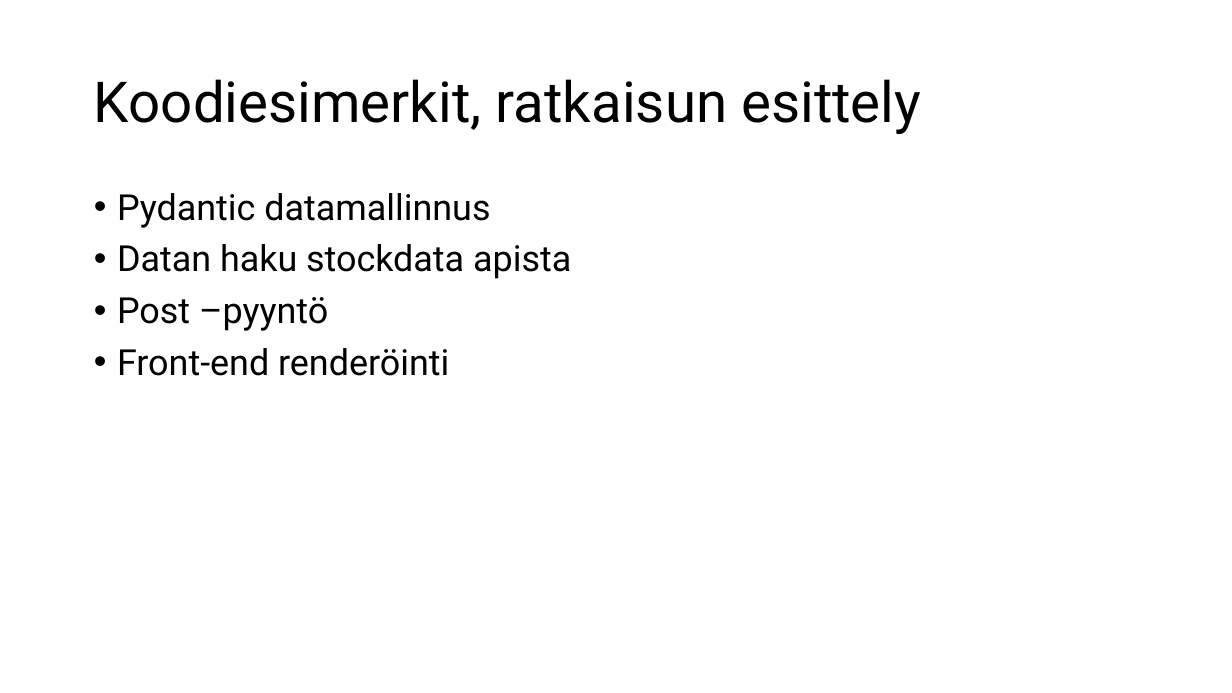
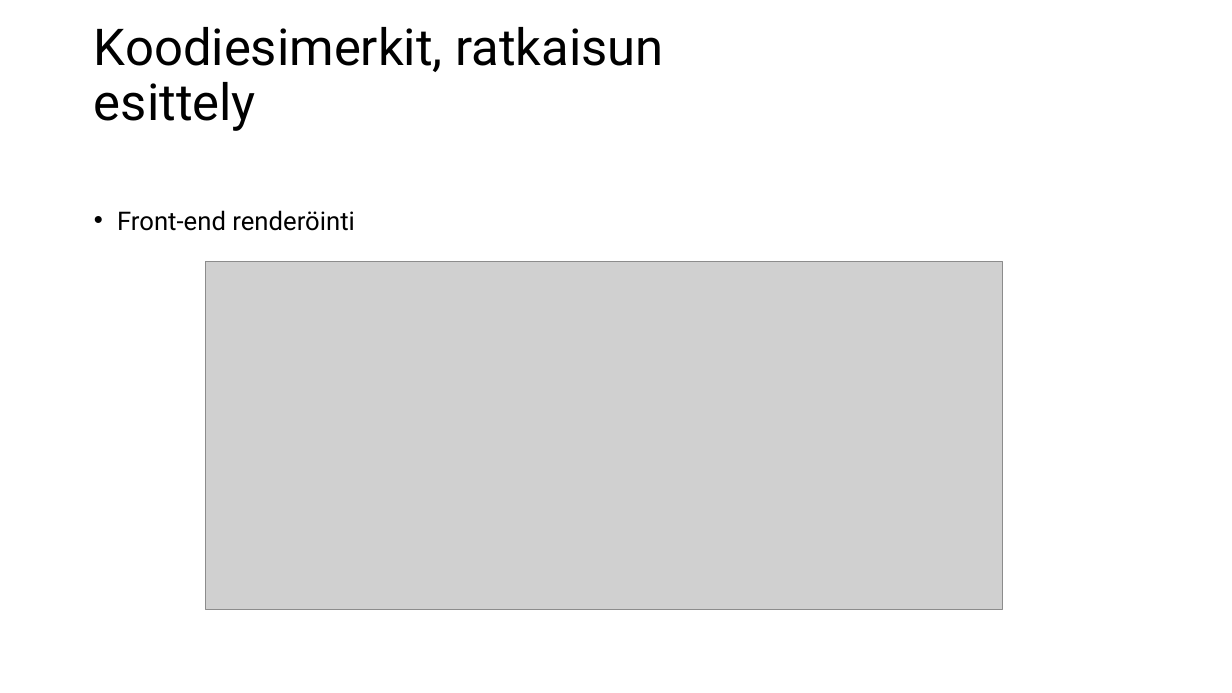
Before and after one commit to eetutaipale/REST_API, a slide deck: slide 10 of Projektiesitys.pptx (slide 7 before the commit). Drawn at 1232x693 pixels with LibreOffice and Linux fonts; fonts in the diff are those of the drawing; grey boxes stand for pictures; background and template pictures are left out. Boxes give left, top, right and bottom in pixels: in the first picture for what was removed or moved away, otherwise in the second. Text is boxed around its words. In the diff, an @@ line names an element or a change of style, - is before the commit and + after.

```diff
--- a/Projektiesitys.pptx
+++ b/Projektiesitys.pptx
@@ title "Koodiesimerkit, ratkaisun esittely" at (94, 27, 663, 131): size 44 to 39.6 pt @@
@@ text "Front-end renderöinti" at (117, 210, 355, 231): size 28 to 20 pt; line spacing 0.9 to 1.5 @@
@@ text at (117, 193, 571, 331): paragraphs removed @@
-• Pydantic datamallinnus
-• Datan haku stockdata apista
-• Post –pyyntö
@@ picture added at (206, 262, 1003, 610) @@
```
Also in this commit, not shown: 6 other slides changed, 5 slides added, 2 other files.
